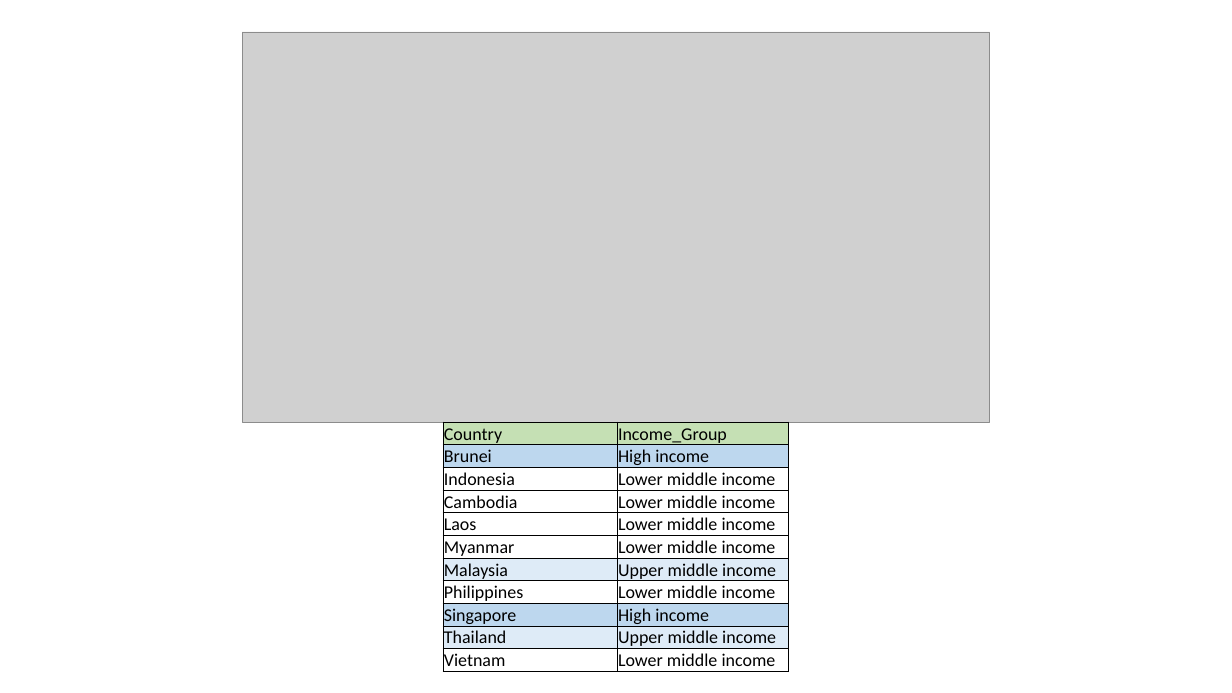
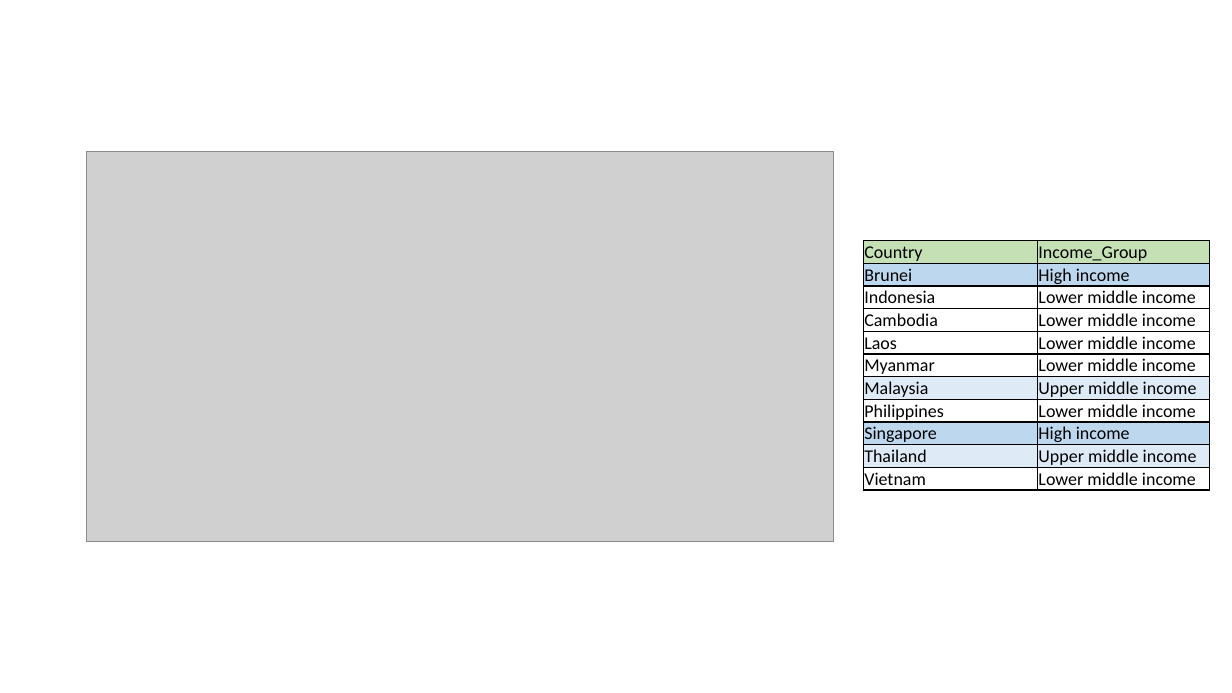
Before and after one commit to HadiSyahputraa/World-WIde-COVID, a slide deck: slide 6 of Final_Report.pptx. Drawn at 1232x693 pixels with LibreOffice and Linux fonts; fonts in the diff are those of the drawing; grey boxes stand for pictures. Boxes give left, top, right and bottom in pixels: in the first picture for what was removed or moved away, otherwise in the second. Text is boxed around its words. In the diff, an @@ line names an element or a change of style, - is before the commit and + after.

```diff
--- a/Final_Report.pptx
+++ b/Final_Report.pptx
@@ picture: place and size @@
-picture at box(242, 32, 990, 422)
+picture at box(86, 152, 834, 542)
@@ table: place and size @@
-table at box(444, 422, 790, 676)
+table at box(864, 241, 1211, 494)
```
Also in this commit, not shown: 6 other slides changed, 3 slides added, 1 slide removed, 1 other file.
